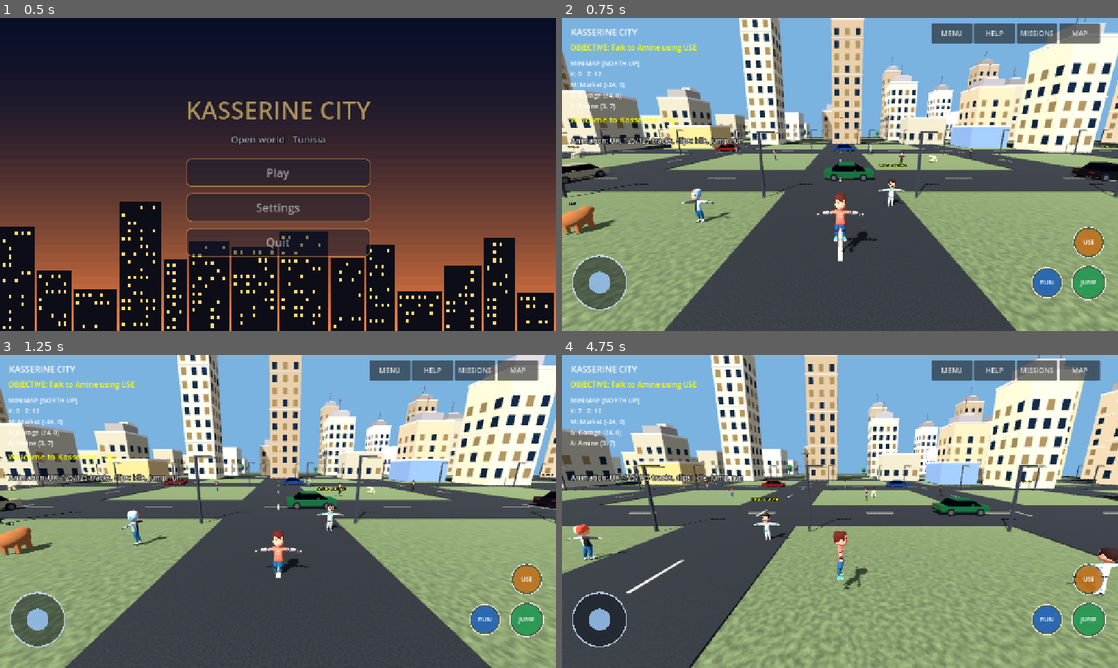
Above: before the commit, frames 1-4 (two rows, left to right).
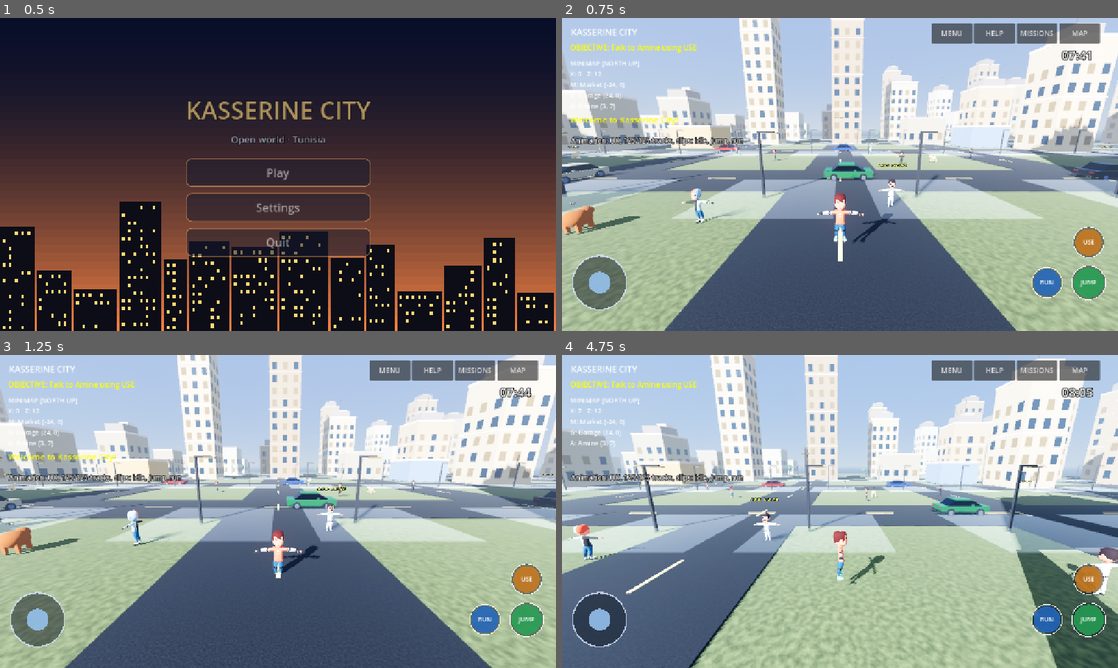
Above: after the commit, the same moments.

Repository: Gass-OS/Kasserine-City
Game: Godot game, scene res://menu.tscn
Two runs of this game, one before a commit and one after it. Both use one fixed random seed, a clock stepped at 60 frames per second and the inputs below.
Inputs (mouse positions are in pixels of both pictures, inside the frame that each line leads up to):
- Up to frame 1 (0.5 s): no input
- Up to frame 2 (0.75 s): click "Play" at 0.5 s
- Up to frame 3 (1.25 s): no input
- Up to frame 4 (4.75 s): move the mouse to (962, 495) at 1.27 s; hold D 1.28-2 s; click (962, 495) at 1.42 s; tap Space at 1.52, 4.52 s; drag from (728, 527) to (812, 574) at 2.02 s; move the mouse to (895, 442) at 2.77 s; hold D 2.78-3.5 s; drag from (812, 574) to (673, 464) at 3.52 s; move the mouse to (1006, 558) at 4.27 s; hold A from 4.28 s (still down)

Frame 1 is identical in both runs. In frame 2, 88% of the frame differs, in the area x 0-100%, y 0-100%; in frame 3, 87%; in frame 4, 89%.
Error before the commit: Parse Error: Used space character for indentation instead of tab as used before in the file. (res://scripts/daynight.gd:84)

Commit message:
Fix daynight indentation and apply lighting FX

Diff:
--- a/scripts/daynight.gd
+++ b/scripts/daynight.gd
@@ -53,6 +53,7 @@
 	clock.add_theme_color_override("font_outline_color", Color.BLACK)
 	clock.position = Vector2(get_viewport().get_visible_rect().size.x - 130.0, 64.0)
 	layer.add_child(clock)
+	_fx_setup()
 
 func is_night() -> bool:
 	return t < 0.22 or t > 0.78
@@ -79,28 +80,29 @@
 	env.ambient_light_color = Color(0.08, 0.1, 0.2).lerp(Color(0.75, 0.8, 0.9), day)
 	env.ambient_light_energy = lerpf(0.5, 1.0, day)
 	var hrs := t * 24.0
+	_fx_update(day, warm, hor)
 	clock.text = "%02d:%02d" % [int(hrs), int(fmod(hrs, 1.0) * 60.0)]
 
 func _fx_setup() -> void:
-    env.tonemap_mode = Environment.TONE_MAPPER_ACES
-    env.tonemap_white = 6.0
-    env.reflected_light_source = Environment.REFLECTION_SOURCE_SKY
-    env.adjustment_enabled = true
-    env.adjustment_contrast = 1.08
-    env.adjustment_saturation = 1.12
-    env.glow_enabled = Settings.quality >= 1
-    env.glow_intensity = 0.8
-    env.glow_bloom = 0.08
-    env.glow_hdr_threshold = 1.0
-    env.glow_blend_mode = Environment.GLOW_BLEND_MODE_SOFTLIGHT
-    env.fog_enabled = Settings.quality >= 1
-    env.fog_density = 0.004
-    env.fog_sky_affect = 0.5
-    sun.directional_shadow_max_distance = 110.0
-    sun.directional_shadow_mode = DirectionalLight3D.SHADOW_PARALLEL_2_SPLITS
+	env.tonemap_mode = Environment.TONE_MAPPER_ACES
+	env.tonemap_white = 6.0
+	env.reflected_light_source = Environment.REFLECTION_SOURCE_SKY
+	env.adjustment_enabled = true
+	env.adjustment_contrast = 1.08
+	env.adjustment_saturation = 1.12
+	env.glow_enabled = Settings.quality >= 1
+	env.glow_intensity = 0.8
+	env.glow_bloom = 0.08
+	env.glow_hdr_threshold = 1.0
+	env.glow_blend_mode = Environment.GLOW_BLEND_MODE_SOFTLIGHT
+	env.fog_enabled = Settings.quality >= 1
+	env.fog_density = 0.004
+	env.fog_sky_affect = 0.5
+	sun.directional_shadow_max_distance = 110.0
+	sun.directional_shadow_mode = DirectionalLight3D.SHADOW_PARALLEL_2_SPLITS
 
 func _fx_update(day: float, warm: float, hor: Color) -> void:
-    env.fog_light_color = hor
-    env.fog_density = lerpf(0.007, 0.0035, day)
-    env.glow_intensity = lerpf(1.0, 0.6, day)
-    env.tonemap_exposure = lerpf(1.15, 1.0, day)
+	env.fog_light_color = hor
+	env.fog_density = lerpf(0.007, 0.0035, day)
+	env.glow_intensity = lerpf(1.0, 0.6, day)
+	env.tonemap_exposure = lerpf(1.15, 1.0, day)
